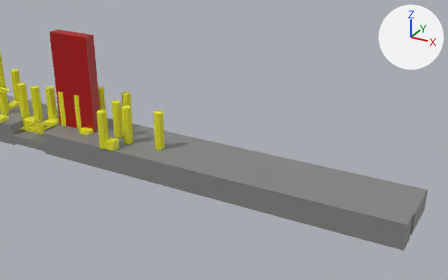
The glTF model assets/map_forest.gltf as it was, and as the next commit left it.
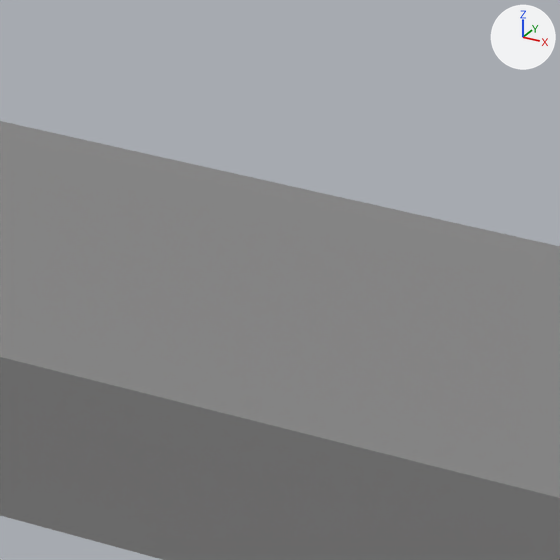
Each version is shown from a camera (50 mm lens) standing at (159.5, -95.0, 54.0) and looking at (109.5, -4.1, 8.6), then close up on the part from 57% to 76% of the width and 47% to 77% of the height. Lighting does not change. The marker at upper right points along +X, +Y and +Z. Where no turn or scale is listed for an object, it has been applied to the vertices.

Objects in the first close-up: 'Ground.002', 'Ground.007'.
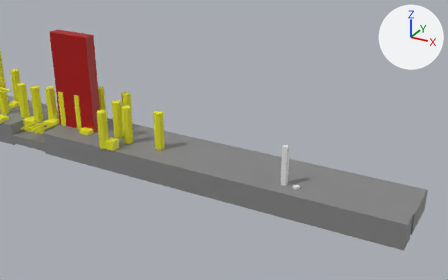
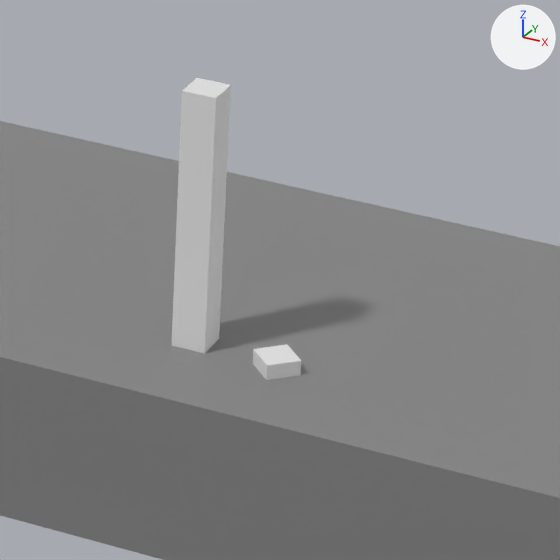
Commit message: The End

Boxes (x1, y1, x2, y2) around the edits, measured in the close-ups (560 x 560 px):
'End', added
    after: (172, 78, 231, 354)
'Crib', added
    after: (253, 344, 301, 380)

Edits to the bpy script that builds the scene:
```text
Add me_cube_013:
    me_cube_013.from_pydata([(-0.707, 0.0, -0.5), (-0.707, 0.0, 0.5), (0.0, 0.707, -0.5), (0.0, 0.707, 0.5), (0.0, -0.707, -0.5), (0.0, -0.707, 0.5), (0.707, 0.0, -0.5), (0.707, 0.0, 0.5)], [], [(0, 1, 3), (0, 3, 2), (2, 3, 7), (2, 7, 6), (6, 7, 5), (6, 5, 4), (4, 5, 1), (4, 1, 0), (2, 6, 4), (2, 4, 0), (7, 3, 1), (7, 1, 5)])
Add me_cube_004:
    me_cube_004.from_pydata(...)  # a box spanning x -0.5..0.5, y -0.5..0.5, z -5.0..5.0
Add ob_crib:
    ob_crib = bpy.data.objects.new('Crib', me_cube_013)
    ob_crib.location = (122.6, -0.4, 0.2)
Add ob_end:
    ob_end = bpy.data.objects.new('End', me_cube_004)
    ob_end.location = (120.0, 0.0, 3.0)
```
